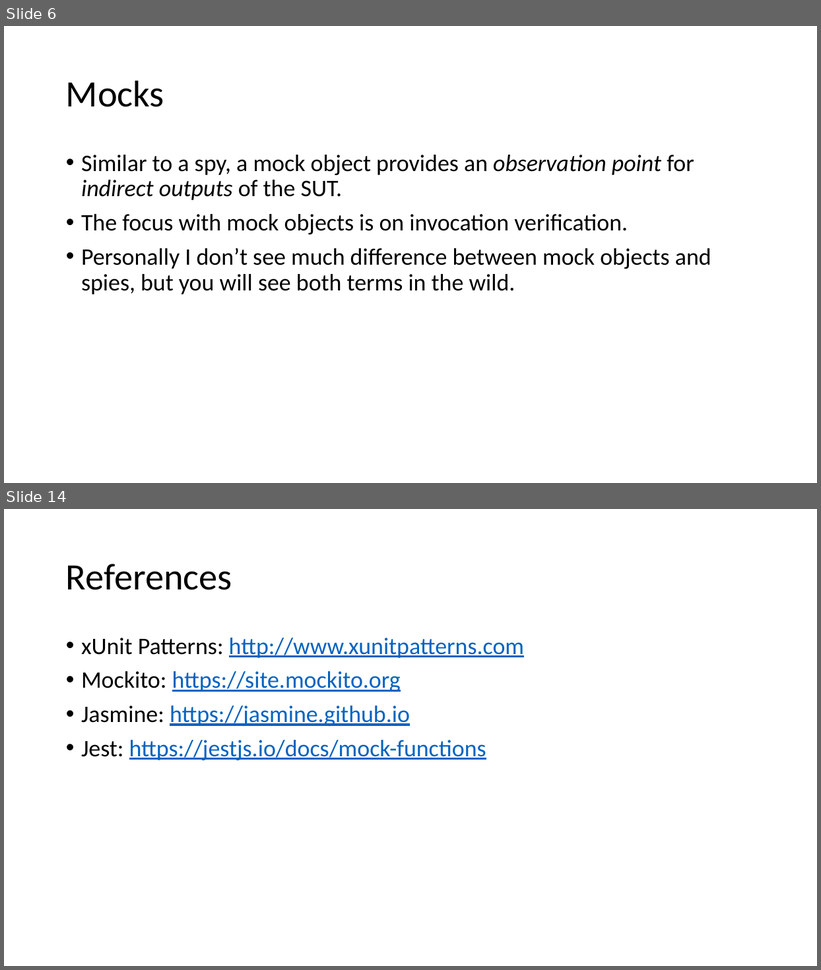
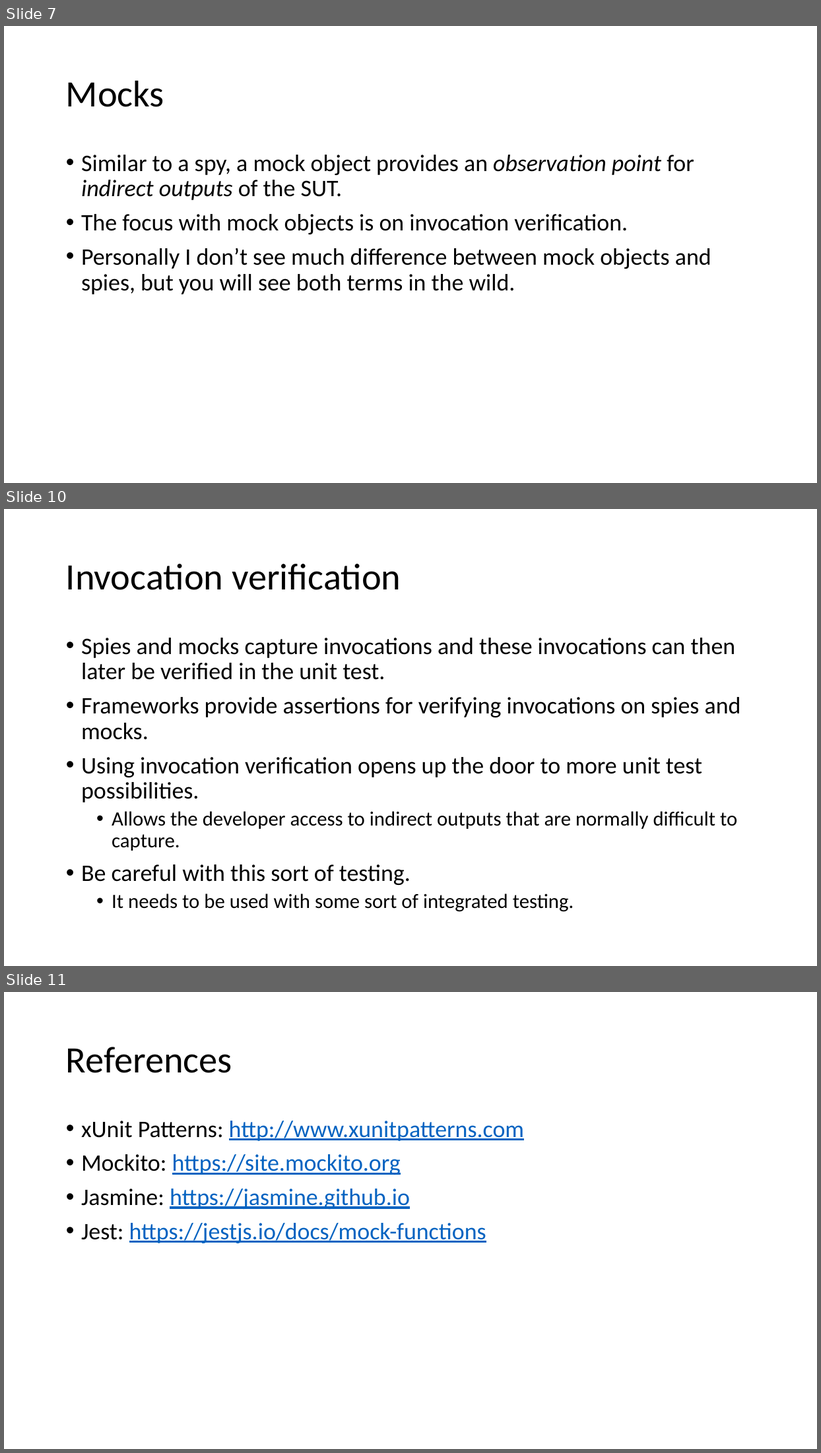
Before and after one commit to cebartling/test-driven, a slide deck: presentations/Test Doubles.pptx. Shown one above the other, each under a label of ours: slides 6 and 14 before the commit, slides 7, 10 and 11 after it; the slides between them are not shown. The pictures are 821x970 and 821x1453 pixels, drawn with LibreOffice and Linux fonts; fonts in the diff are those of the drawing. Boxes give left, top, right and bottom in pixels: in the first picture for what was removed or moved away, otherwise in the second. Text is boxed around its words. In the diff, an @@ line names an element or a change of style, - is before the commit and + after.

Commit message:
Updates to Test Doubles presentation

```diff
--- a/presentations/Test Doubles.pptx
+++ b/presentations/Test Doubles.pptx
@@ slide 10 added at bbox=[4, 509, 817, 966], background #FFFFFF @@
@@ title added at bbox=[66, 564, 401, 590], 44 pt, text #000000 @@
+Invocation verification
@@ text added at bbox=[81, 638, 741, 912], 28 pt, text #000000 @@
+• Spies and mocks capture invocations and these invocations can then later be verified in the unit test.
+• Frameworks provide assertions for verifying invocations on spies and mocks.
+• Using invocation verification opens up the door to more unit test possibilities.
+  • Allows the developer access to indirect outputs that are normally difficult to capture.
+• Be careful with this sort of testing.
+  • It needs to be used with some sort of integrated testing.
@@ what was slide 6 is now slide 7 @@
@@ what was slide 14 is now slide 11 @@
```
Also in this commit, not shown: 2 slides changed, 2 other slides added, 6 slides removed.
